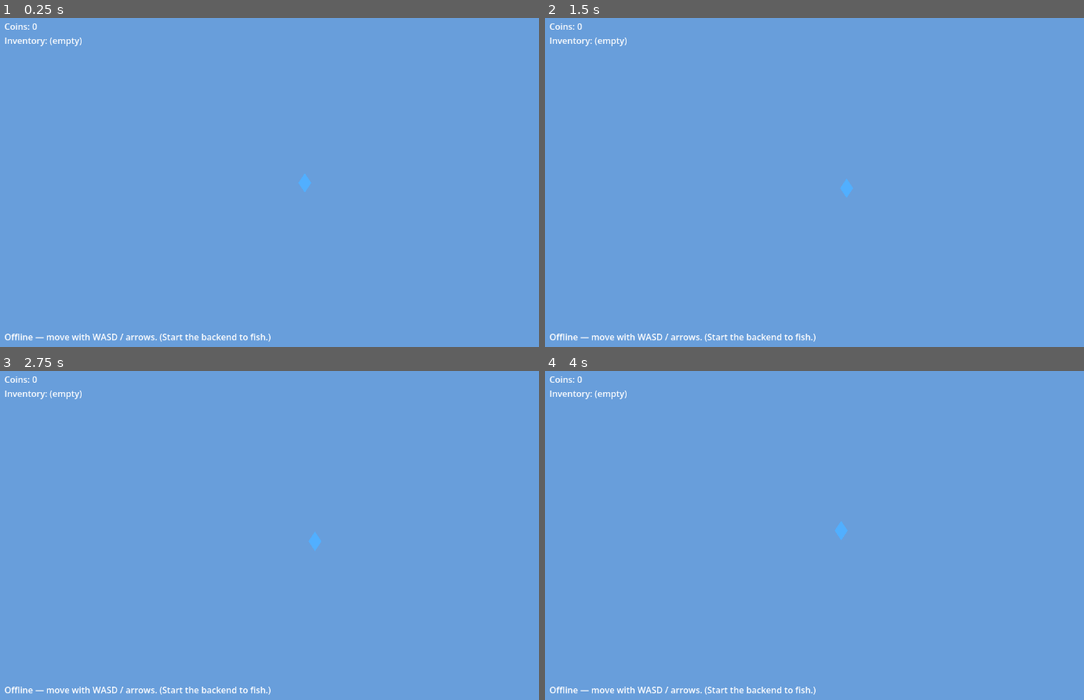
Above: before the commit, frames 1-4 (two rows, left to right).
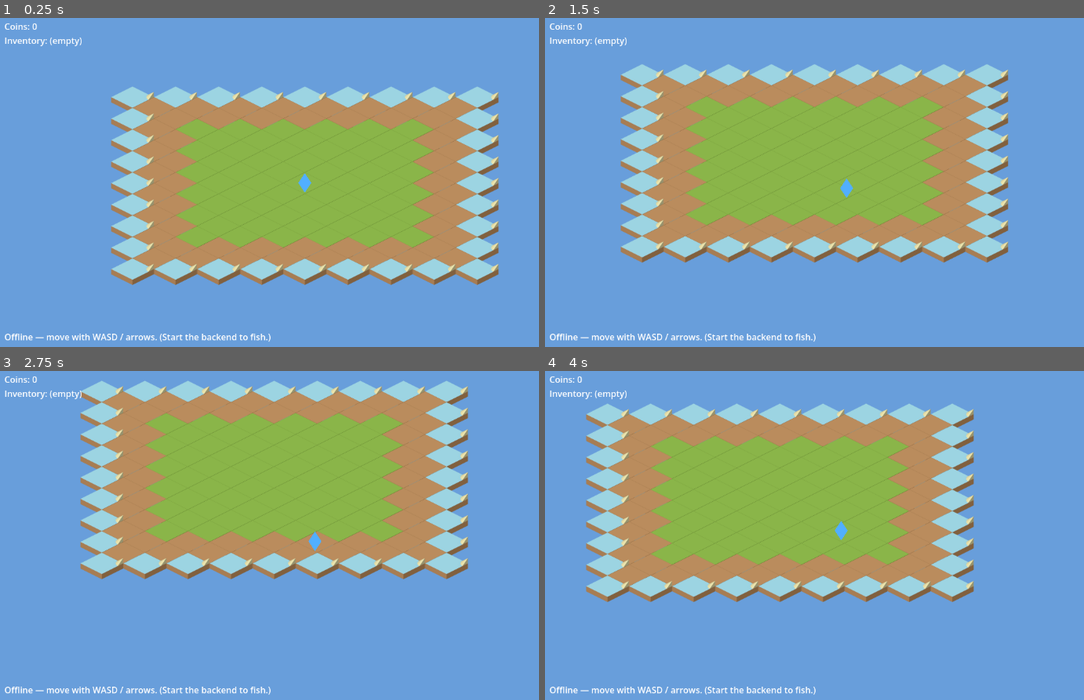
Above: after the commit, the same moments.

Repository: ClaudeDevs/SkyNomads
Game: Godot game, scene res://scenes/world.tscn
Same seed, same stepped clock (60 frames per second), same inputs: the game is played once before the commit and once after it.
Inputs:
- Up to frame 1 (0.25 s): no input
- Up to frame 2 (1.5 s): tap Enter at 0.5 s; hold D (move_right) 0.53-1.28 s; tap E (interact) at 0.6, 1.35 s; hold S (move_down) from 1.28 s (still down)
- Up to frame 3 (2.75 s): release S (move_down) at 2.03 s; hold D (move_right) from 2.03 s (still down); tap E (interact) at 2.1 s
- Up to frame 4 (4 s): release D (move_right) at 2.78 s; hold W (move_up) 2.78-3.53 s; tap E (interact) at 2.85, 3.6 s; hold A (move_left) from 3.53 s (still down)

The runs differ from the first frame. In frame 1, 40% of the frame differs, in the area x 20-93%, y 20-82%; in frame 2, 40%; in frame 3, 40%, in the area x 14-87%, y 2-64%; in frame 4, 40%.
Error before the commit: Parse Error: Cannot infer the type of "distance" variable because the value doesn't have a set type. (res://scripts/systems/iso_ground.gd:64)

Commit message:
Update iso_ground.gd

Diff:
--- a/client/scripts/systems/iso_ground.gd
+++ b/client/scripts/systems/iso_ground.gd
@@ -61,7 +61,7 @@
 		(cell.x - cell.y) * STEP_X * tile_scale,
 		(cell.x + cell.y) * STEP_Y * tile_scale
 	)
-	var distance := abs(cell.x) + abs(cell.y)
+	var distance: int = abs(cell.x) + abs(cell.y)
 	var tex := _ring_texture(distance)
 	if tex == null:
 		_draw_fallback(center, distance)
